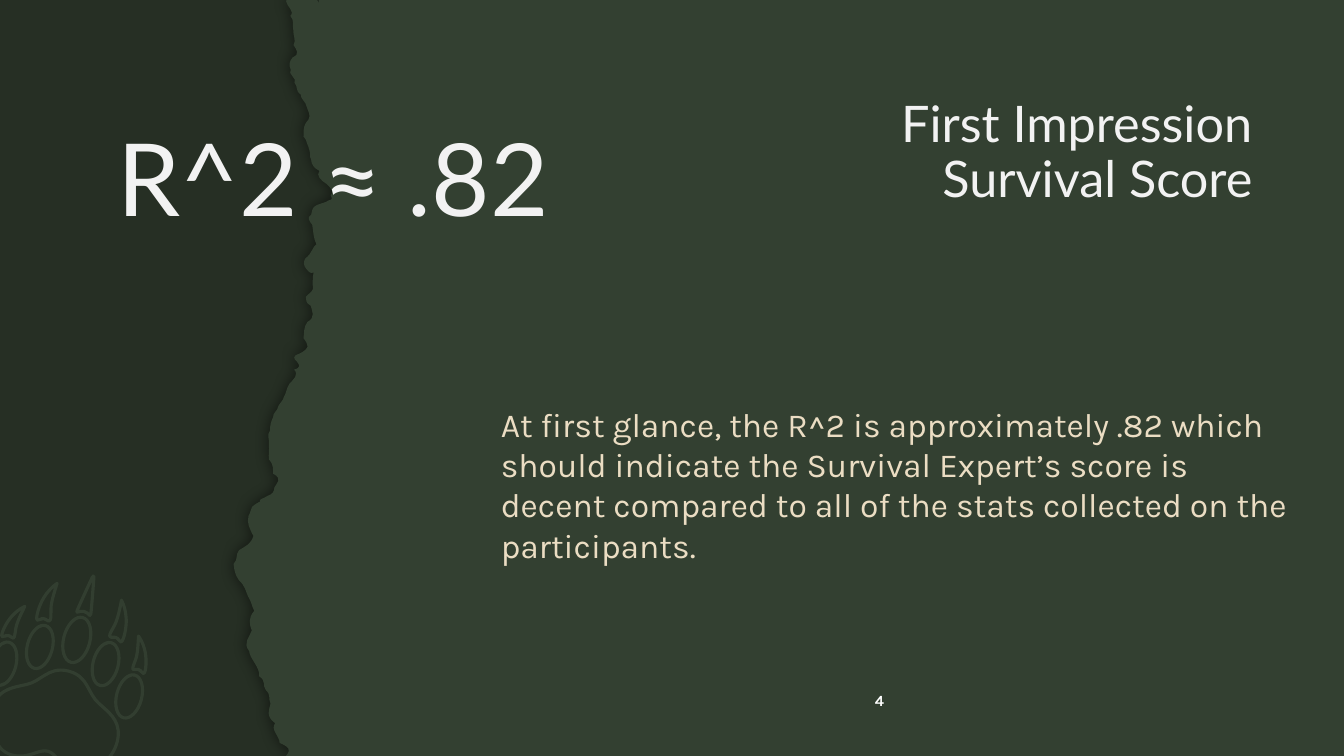
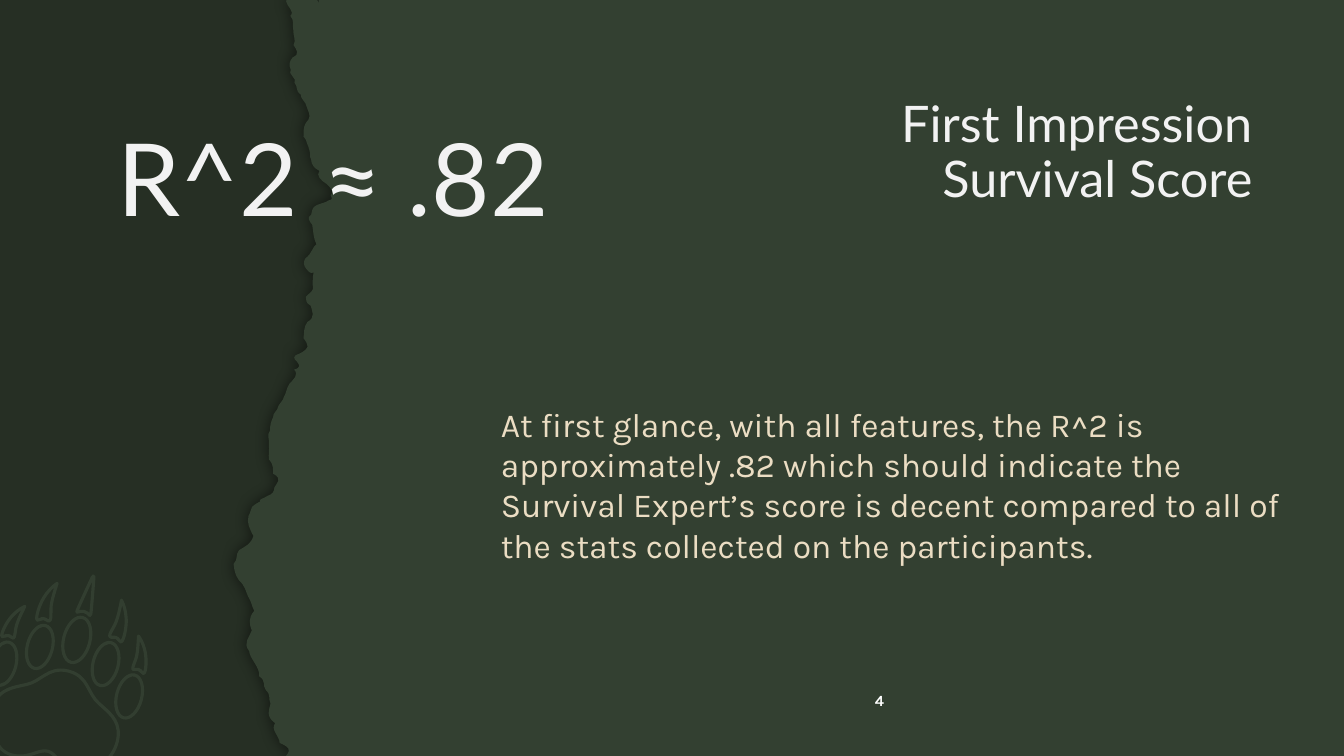
Before and after one commit to 2026-spring-machine-learning/mad-2026-spring-ml-algorithms, a slide deck: slide 4 of linear_regression/Survival Score Review and Predictions.pptx. Drawn at 1344x756 pixels with LibreOffice and Linux fonts; fonts in the diff are those of the drawing; background and template pictures are left out. Boxes give left, top, right and bottom in pixels: in the first picture for what was removed or moved away, otherwise in the second. Text is boxed around its words. In the diff, an @@ line names an element or a change of style, - is before the commit and + after.

```diff
--- a/linear_regression/Survival Score Review and Predictions.pptx
+++ b/linear_regression/Survival Score Review and Predictions.pptx
@@ text at (501,414,1279,566): text changed @@
-At first glance, the R^2 is approximately .82 which should indicate the Survival Expert’s score is decent compared to all of the stats collected on the participants.
+At first glance, with all features, the R^2 is approximately .82 which should indicate the Survival Expert’s score is decent compared to all of the stats collected on the participants.
```
Also in this commit, not shown: 6 other slides changed, 4 slides added, 1 other file.
